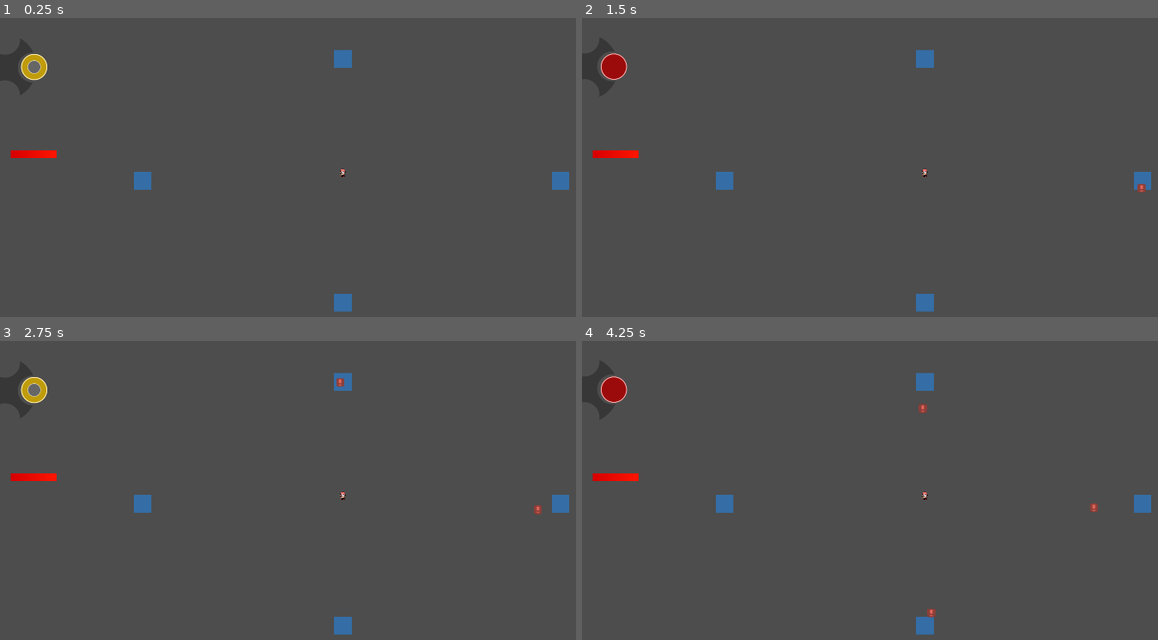
Above: before the commit, frames 1-4 (two rows, left to right).
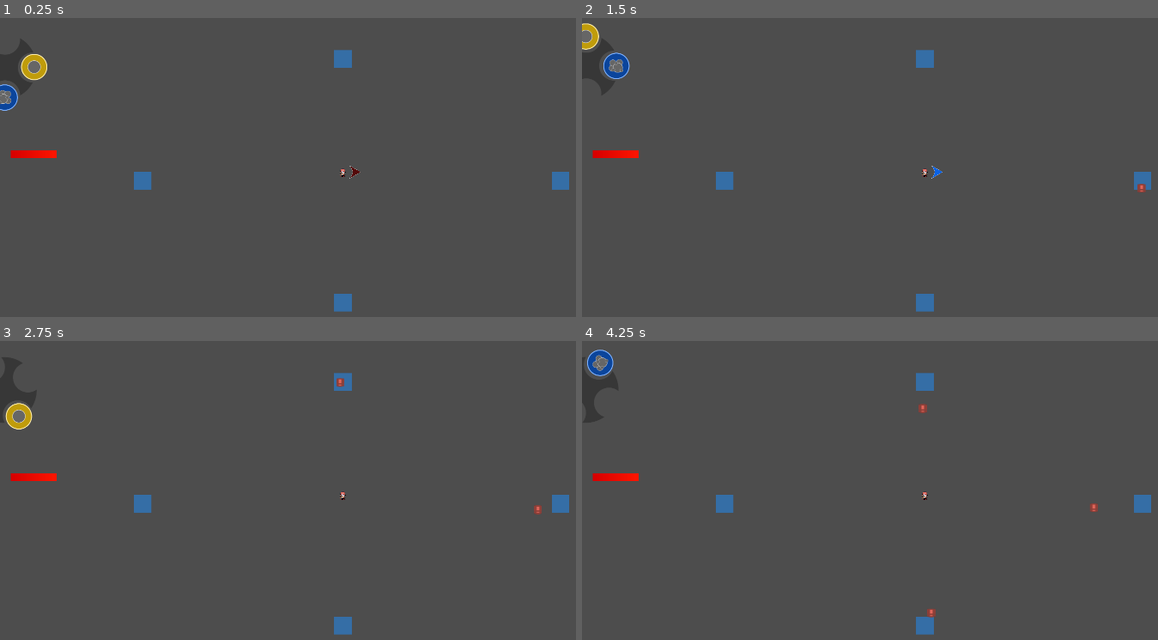
Above: after the commit, the same moments.

Repository: DanX3/ggj2025
Game: Godot game, scene res://scenes/main.tscn
Same seed, same stepped clock (60 frames per second), same inputs: the game is played once before the commit and once after it.
Inputs (mouse positions are in pixels of both pictures, inside the frame that each line leads up to):
- Up to frame 1 (0.25 s): no input
- Up to frame 2 (1.5 s): tap Enter (ui_accept) at 0.5, 0.77 s; move the mouse to (1077, 152) at 0.52 s; hold E (gear_right) 0.53-1.28 s; move the mouse to (789, 188) at 1.27 s; hold Down (ui_down) from 1.28 s (still down)
- Up to frame 3 (2.75 s): tap Enter (ui_accept) at 1.52, 2 s; move the mouse to (408, 409) at 2.02 s; release Down (ui_down) at 2.03 s; hold E (gear_right) from 2.03 s (still down)
- Up to frame 4 (4.25 s): move the mouse to (893, 571) at 2.77 s; release E (gear_right) at 2.78 s; hold Up (ui_up) 2.78-3.53 s; tap Enter (ui_accept) at 3.02, 3.77 s; move the mouse to (1129, 550) at 3.52 s; hold Q (gear_left) from 3.53 s (still down)

The runs differ from the first frame. In frame 1, 0.3% of the frame differs, in the area x 0-63%, y 22-54%; in frame 2, 0.6%; in frame 3, 0.7%; in frame 4, 0.7%, in the area x 0-8%, y 2-21%.

Commit message:
Working weapon switch

Diff:
--- a/scenes/weapon_base.tscn
+++ b/scenes/weapon_base.tscn
@@ -1,7 +1,8 @@
-[gd_scene load_steps=3 format=3 uid="uid://b8fxuqvyqi4cf"]
+[gd_scene load_steps=4 format=3 uid="uid://b8fxuqvyqi4cf"]
 
 [ext_resource type="Script" path="res://scripts/weapon_base.gd" id="1_0rks4"]
 [ext_resource type="Texture2D" uid="uid://dg734odut5cej" path="res://assets/arrow.png" id="2_5jahp"]
+[ext_resource type="Script" path="res://library/scripts/Cooldown.gd" id="3_w4e45"]
 
 [node name="WeaponBase" type="Node2D"]
 script = ExtResource("1_0rks4")
@@ -16,3 +17,7 @@
 [node name="SpawnPoint" type="Node2D" parent="ArrowPivot/Arrow"]
 position = Vector2(-0.0001086, -30)
 rotation = -1.5708
+
+[node name="Cooldown" type="Node" parent="."]
+script = ExtResource("3_w4e45")
+duration = 0.3
--- a/scenes/weapon_gear.tscn
+++ b/scenes/weapon_gear.tscn
@@ -86,7 +86,6 @@
 prevIcon = NodePath("../wall")
 
 [node name="ray" parent="CanvasLayer/WeaponGear" node_paths=PackedStringArray("nextIcon", "prevIcon") instance=ExtResource("3_cad2r")]
-visible = false
 layout_mode = 0
 offset_left = -78.0
 offset_top = 98.0
@@ -97,6 +96,7 @@
 prevIcon = NodePath("../base")
 
 [node name="cluster" parent="CanvasLayer/WeaponGear" node_paths=PackedStringArray("nextIcon", "prevIcon") instance=ExtResource("3_cad2r")]
+visible = false
 layout_mode = 0
 offset_left = 92.0
 offset_top = -65.0
--- a/scenes/weapon_ray.tscn
+++ b/scenes/weapon_ray.tscn
@@ -1,7 +1,7 @@
 [gd_scene load_steps=4 format=3 uid="uid://cr1ngpvxkmdn0"]
 
 [ext_resource type="Script" path="res://scripts/weapon_ray.gd" id="1_8o7k1"]
-[ext_resource type="Texture2D" uid="uid://dg734odut5cej" path="res://assets/arrow.png" id="2_5aa4l"]
+[ext_resource type="Texture2D" uid="uid://bspbtnl3khihp" path="res://assets/arrowRay.png" id="2_o3bo6"]
 [ext_resource type="Script" path="res://library/scripts/Cooldown.gd" id="3_m27g1"]
 
 [node name="WeaponRay" type="Node2D"]
@@ -12,7 +12,7 @@
 [node name="Arrow" type="Sprite2D" parent="ArrowPivot"]
 position = Vector2(70, 0)
 rotation = 1.5708
-texture = ExtResource("2_5aa4l")
+texture = ExtResource("2_o3bo6")
 
 [node name="SpawnPoints" type="Node2D" parent="ArrowPivot/Arrow"]
 
--- a/scripts/player.gd
+++ b/scripts/player.gd
@@ -20,12 +20,11 @@
 
 
 func _on_weapon_gear_equipped(weapon_name: String) -> void:
-	pass
-	#assert(weapon == null)
-	#match weapon_name:
-		#"base":
-			#weapon = $WeaponBase
-		#"ray":
-			#weapon = $WeaponRay
+	assert(weapon == null)
+	match weapon_name:
+		"base":
+			weapon = $WeaponBase
+		"ray":
+			weapon = $WeaponRay
 
-	#weapon.set_enabled(true)
+	weapon.set_enabled(true)
--- a/scripts/weapon.gd
+++ b/scripts/weapon.gd
@@ -6,6 +6,7 @@
 	set_enabled(false)
 
 func set_enabled(enabled: bool):
+	_on_enabled_change(enabled)
 	self.enabled = enabled
 	set_process(enabled)
 	set_physics_process(enabled)
@@ -13,3 +14,7 @@
 		show()
 	else:
 		hide()
+
+
+func _on_enabled_change(enabled: bool):
+	pass
--- a/scripts/weapon_base.gd
+++ b/scripts/weapon_base.gd
@@ -18,13 +18,20 @@
 		arrowPivot.rotation = atan2(arrowDir.y, arrowDir.x)
 
 func _unhandled_input(event: InputEvent) -> void:
-	if not enabled:
+	if not enabled or not $Cooldown.is_ready():
 		return
 
 	if Input.is_action_just_pressed("trigger"):
-		bubble = Utils.spawn_child(spawn.global_position, self, bubbleScene)
+		bubble = Utils.spawn_child(spawn.global_position, get_parent(), bubbleScene)
 
 	if Input.is_action_just_released("trigger") and bubble != null:
 		bubble.apply_central_impulse(ShootForce * arrowDir)
 		bubble.stop_inflating()
 		bubble = null
+		$Cooldown.start()
+
+
+func _on_enabled_change(enabled: bool):
+	if bubble != null:
+		bubble.queue_free()
+		bubble = null
--- a/scripts/weapon_ray.gd
+++ b/scripts/weapon_ray.gd
@@ -21,7 +21,7 @@
 			var cooldown = spawn.get_child(0) as Cooldown
 			if cooldown.is_ready():
 				cooldown.start()
-				var bubble = Utils.spawn_child(spawn.global_position, self, bubbleScene) as InflatableBubble
+				var bubble = Utils.spawn_child(spawn.global_position, get_parent(), bubbleScene) as InflatableBubble
 				bubble.stop_inflating(100)
 				#bubble.call_deferred("stop_inflating")
 				bubble.apply_central_impulse(ShootForce * arrowDir)
